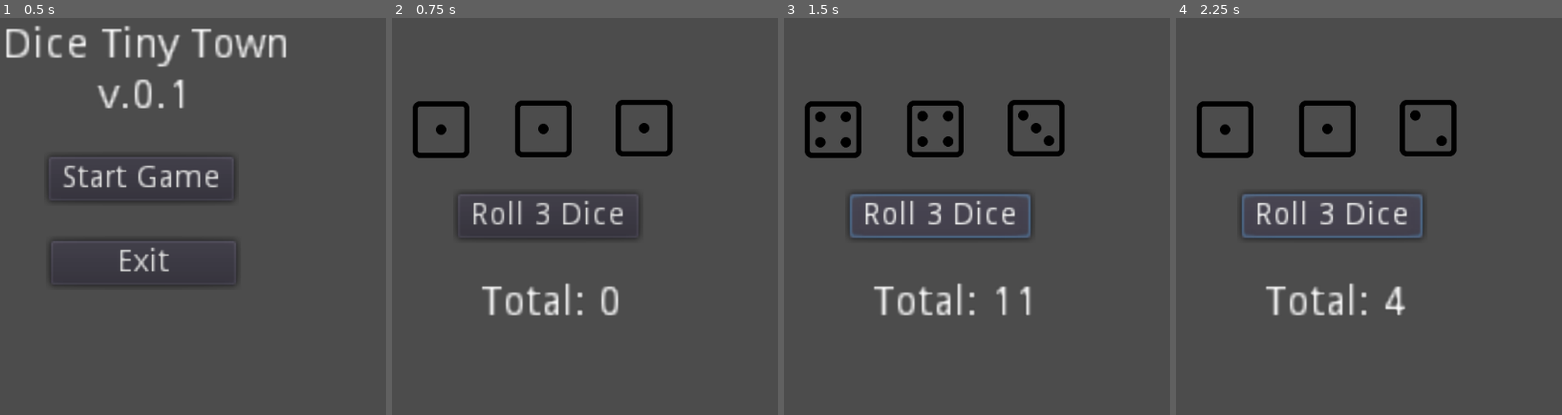
Above: before the commit, frames 1-4 (left to right).
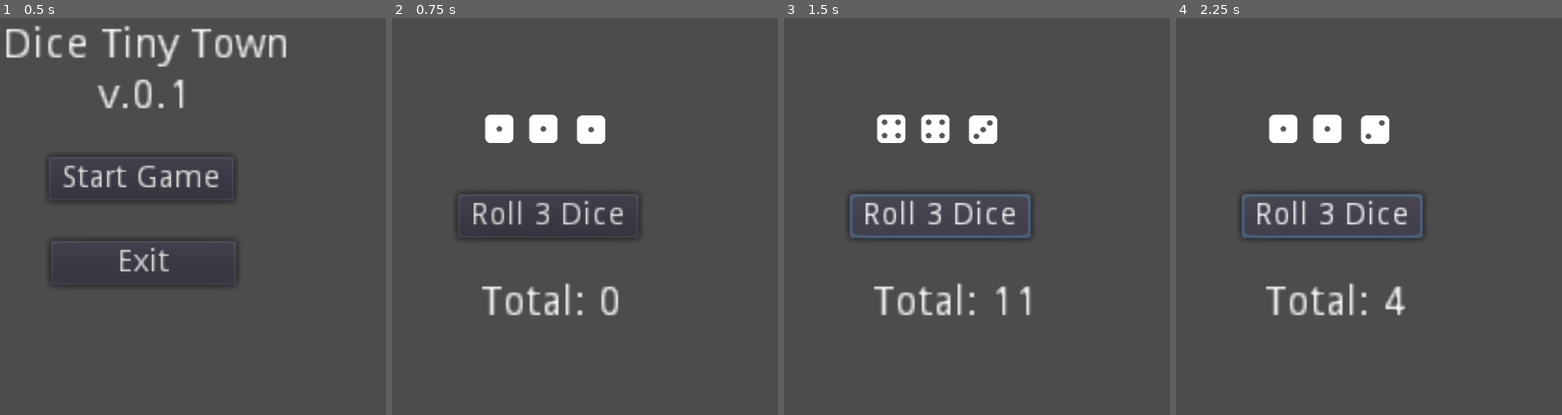
Above: after the commit, the same moments.

Repository: lazini-han/dicetinytown
Game: Godot game, scene res://start_menu.tscn
Two runs of this game, one before a commit and one after it. Both use one fixed random seed, a clock stepped at 60 frames per second and the inputs below.
Inputs:
- Up to frame 1 (0.5 s): no input
- Up to frame 2 (0.75 s): click "Start Game" at 0.5 s
- Up to frame 3 (1.5 s): click "Roll 3 Dice" at 1.25 s
- Up to frame 4 (2.25 s): click "Roll 3 Dice" at 2 s

Frame 1 is identical in both runs. In frame 2, 3.7% of the frame differs, in the area x 5-73%, y 20-36%; in frame 3, 4.1%; in frame 4, 3.8%.

Commit message:
change dice images

Diff:
--- a/game.gd
+++ b/game.gd
@@ -15,12 +15,12 @@
 	randomize()  # Ensures different random numbers every time
 	# Load dice images into the array
 	dice_images = [
-		load("res://Images/dice-1.256x256.png"),
-		load("res://Images/dice-2.256x256.png"),
-		load("res://Images/dice-3.256x256.png"),
-		load("res://Images/dice-4.256x256.png"),
-		load("res://Images/dice-5.256x256.png"),
-		load("res://Images/dice-6.256x256.png")
+		load("res://Images/dice_1.png"),
+		load("res://Images/dice_2.png"),
+		load("res://Images/dice_3.png"),
+		load("res://Images/dice_4.png"),
+		load("res://Images/dice_5.png"),
+		load("res://Images/dice_6.png")
 	]
 
 # Called every frame. 'delta' is the elapsed time since the previous frame.
--- a/game.tscn
+++ b/game.tscn
@@ -1,6 +1,6 @@
 [gd_scene load_steps=5 format=2]
 
-[ext_resource path="res://Images/dice-1.256x256.png" type="Texture" id=1]
+[ext_resource path="res://Images/dice_1.png" type="Texture" id=1]
 [ext_resource path="res://game.gd" type="Script" id=2]
 [ext_resource path="res://Sound/BGM-Test.mp3" type="AudioStream" id=3]
 [ext_resource path="res://Sound/Effect-RollingTest.mp3" type="AudioStream" id=4]
@@ -34,7 +34,7 @@
 text = "Go to Score"
 
 [node name="Dice1" type="Sprite" parent="."]
-position = Vector2( 373, 191 )
+position = Vector2( 451, 190 )
 scale = Vector2( 0.3, 0.3 )
 texture = ExtResource( 1 )
 
@@ -44,7 +44,7 @@
 texture = ExtResource( 1 )
 
 [node name="Dice3" type="Sprite" parent="."]
-position = Vector2( 645, 189 )
+position = Vector2( 574, 191 )
 scale = Vector2( 0.3, 0.3 )
 texture = ExtResource( 1 )
 
Binary file added: Images/dice_1.png
Not shown, added: Images/dice_1.png.import
Binary file added: Images/dice_2.png
Not shown, added: Images/dice_2.png.import
Binary file added: Images/dice_3.png
Not shown, added: Images/dice_3.png.import
Binary file added: Images/dice_3D_detailed.png
Not shown, added: Images/dice_3D_detailed.png.import
Binary file added: Images/dice_4.png
Not shown, added: Images/dice_4.png.import
Binary file added: Images/dice_5.png
Not shown, added: Images/dice_5.png.import
(and 2 more such lines)
